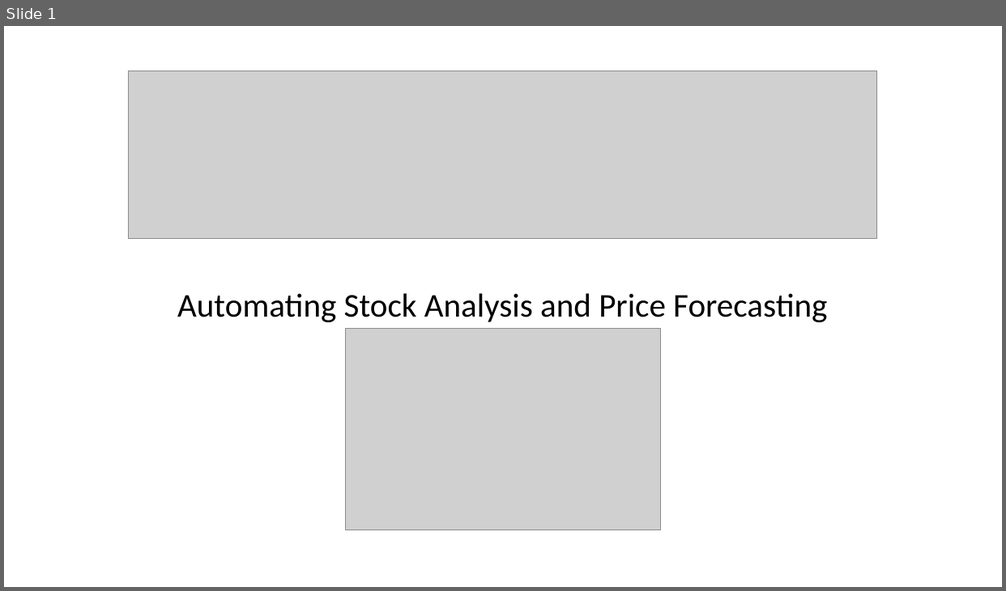
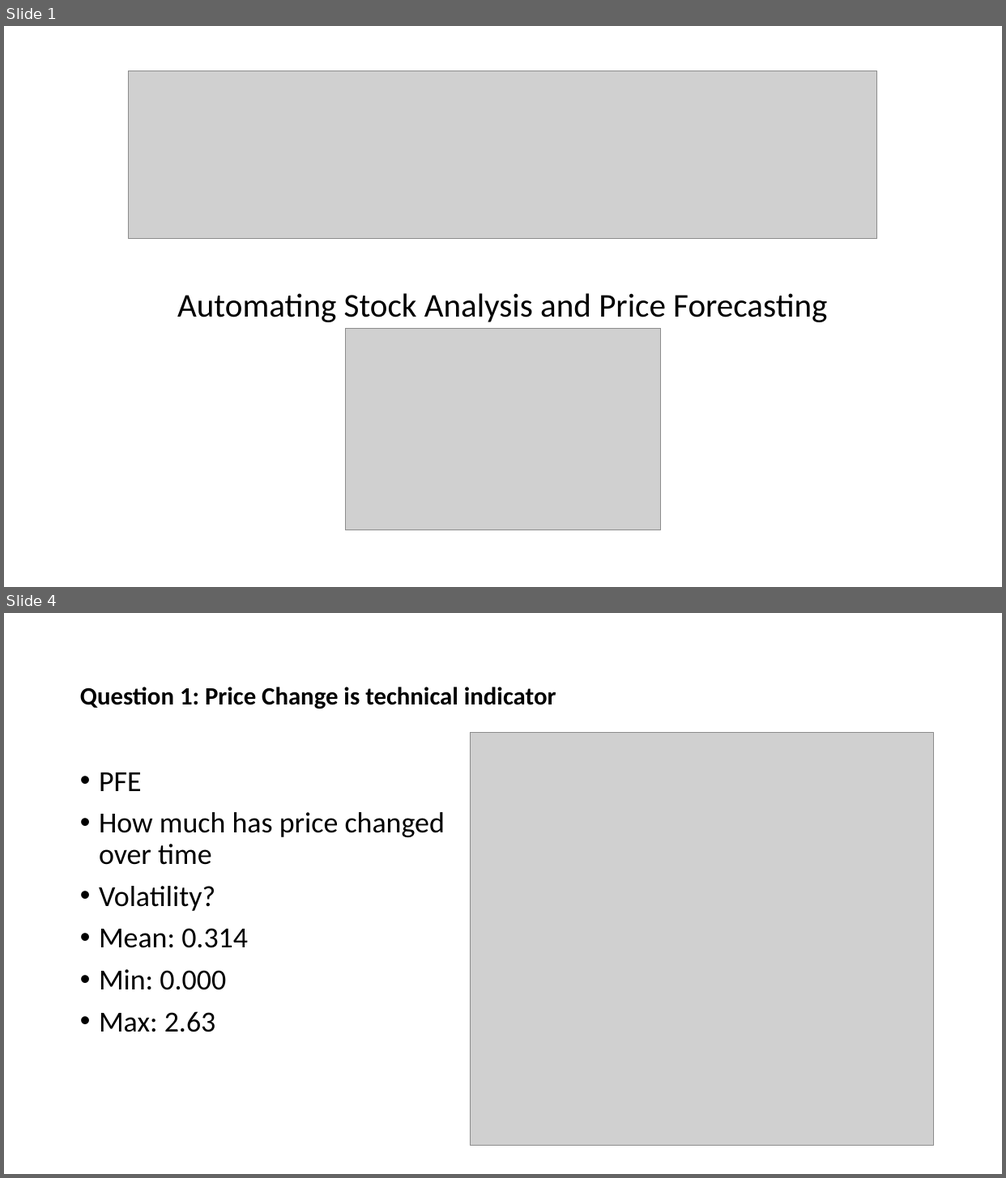
Before and after one commit to davidrtorres/Model-5-Stock-Price-Forecasting, a slide deck: Presentation1.pptx. Shown one above the other, each under a label of ours: slide 1 before the commit, slides 1 and 4 after it; the slides between them are not shown. The pictures are 1006x591 and 1006x1178 pixels, drawn with LibreOffice and Linux fonts; fonts in the diff are those of the drawing; grey boxes stand for pictures. Boxes give left, top, right and bottom in pixels: in the first picture for what was removed or moved away, otherwise in the second. Text is boxed around its words. In the diff, an @@ line names an element or a change of style, - is before the commit and + after.

```diff
--- a/Presentation1.pptx
+++ b/Presentation1.pptx
@@ slide 4 added at [4, 613, 1002, 1174], background #FFFFFF @@
@@ title added at [80, 687, 556, 709], 24 pt, text #000000, bold @@
+Question 1: Price Change is technical indicator
@@ picture added at [471, 733, 933, 1145] @@
@@ text added at [99, 773, 445, 1033], 28 pt, text #000000 @@
+• PFE
+• How much has price changed over time
+• Volatility?
+• Mean: 0.314
+• Min: 0.000
+• Max: 2.63
```
Also in this commit, not shown: 4 slides changed, 4 other slides added, 1 other file.
